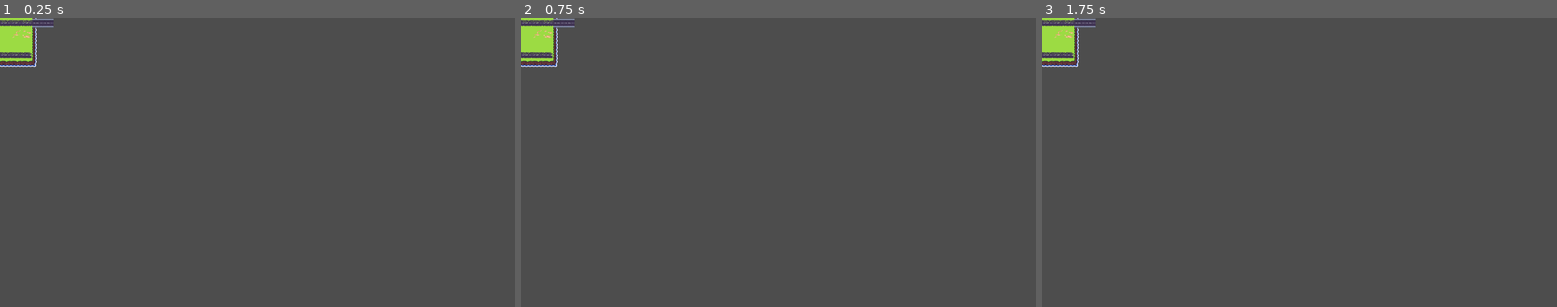
Above: before the commit, frames 1-3 (left to right).
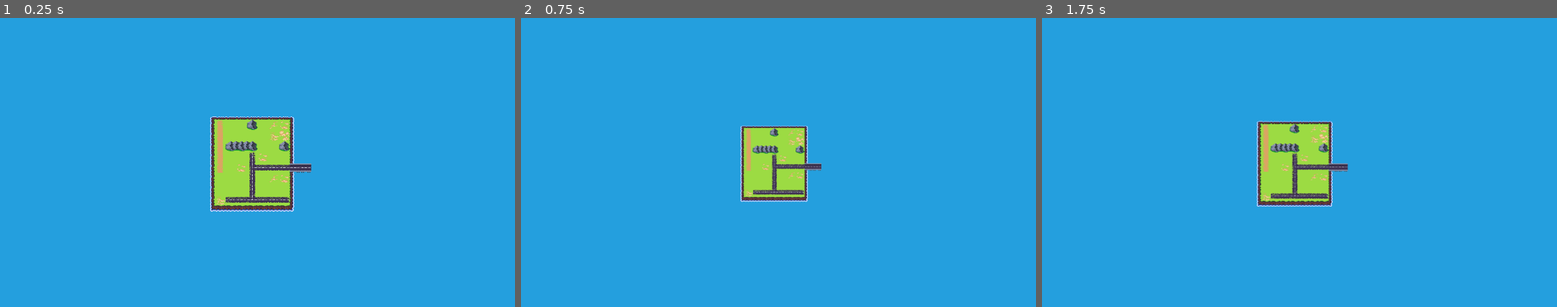
Above: after the commit, the same moments.

Repository: acleverpun/factory-wars
Game: Godot game, scene res://src/stages/sandbox.tscn
Same seed, same stepped clock (60 frames per second), same inputs: the game is played once before the commit and once after it.
Inputs (mouse positions are in pixels of both pictures, inside the frame that each line leads up to):
- Up to frame 1 (0.25 s): no input
- Up to frame 2 (0.75 s): tap Enter at 0.5 s; move the mouse to (891, 148) at 0.52 s; hold Mouse wheel up (cam.zoom.in, bound only after the commit) from 0.53 s (still down)
- Up to frame 3 (1.75 s): tap Mouse wheel down (cam.zoom.out, bound only after the commit) at 0.8, 1.35 s; tap Middle mouse button (cam.zoom.reset, bound only after the c… at 1.25 s; move the mouse to (1196, 176) at 1.27 s; release Mouse wheel up (cam.zoom.in, bound only after the commit) at 1.28 s; tap Mouse wheel up (cam.zoom.in, bound only after the commit) at 1.55 s

The runs differ from the first frame. In frame 1, 100% of the frame differs, in the area x 0-100%, y 0-100%; in frame 2, 100%; in frame 3, 100%.

Commit message:
Added basic stage camera with zooming.
Signed-off-by: Ross Hadden <rosshadden@gmail.com>

Diff:
--- a/project.godot
+++ b/project.godot
@@ -52,3 +52,22 @@
 "events": [Object(InputEventKey,"resource_local_to_scene":false,"resource_name":"","device":0,"window_id":0,"store_comm …(192 unchanged characters)…
 ]
 }
+cam.zoom.in={
+"deadzone": 0.5,
+"events": [Object(InputEventMouseButton,"resource_local_to_scene":false,"resource_name":"","device":0,"window_id":0,"store_command":true,"alt_pressed":false,"shift_pressed":false,"meta_pressed":false,"command_pressed":false,"button_mask":0,"position":Vector2(0, 0),"global_position":Vector2(0, 0),"factor":1.0,"button_index":4,"pressed":false,"double_click":false,"script":null)
+]
+}
+cam.zoom.out={
+"deadzone": 0.5,
+"events": [Object(InputEventMouseButton,"resource_local_to_scene":false,"resource_name":"","device":0,"window_id":0,"store_command":true,"alt_pressed":false,"shift_pressed":false,"meta_pressed":false,"command_pressed":false,"button_mask":0,"position":Vector2(0, 0),"global_position":Vector2(0, 0),"factor":1.0,"button_index":5,"pressed":false,"double_click":false,"script":null)
+]
+}
+cam.zoom.reset={
+"deadzone": 0.5,
+"events": [Object(InputEventMouseButton,"resource_local_to_scene":false,"resource_name":"","device":0,"window_id":0,"store_command":true,"alt_pressed":false,"shift_pressed":false,"meta_pressed":false,"command_pressed":false,"button_mask":0,"position":Vector2(0, 0),"global_position":Vector2(0, 0),"factor":1.0,"button_index":3,"pressed":false,"double_click":false,"script":null)
+]
+}
+
+[rendering]
+
+environment/defaults/default_clear_color=Color(0.141176, 0.623529, 0.870588, 1)
--- /dev/null
+++ b/src/components/camera.gd
@@ -0,0 +1,34 @@
+extends Camera2D
+
+const zoomMax = Vector2.ONE
+const zoomMin = 0.1 * Vector2.ONE
+const zoomStep = 0.1 * Vector2.ONE
+
+var initialZoom := self.zoom
+
+func _ready() -> void:
+	changeZoom()
+
+func _unhandled_input(event: InputEvent) -> void:
+	# zoom in
+	if Input.is_action_pressed("cam.zoom.out") and self.zoom + zoomStep < zoomMax:
+		changeZoom(1)
+		return
+
+	# zoom out
+	if Input.is_action_pressed("cam.zoom.in") and self.zoom - zoomStep > zoomMin:
+		changeZoom(-1)
+		return
+
+	# zoom reset
+	if Input.is_action_pressed("cam.zoom.reset"):
+		changeZoom()
+		return
+
+func changeZoom(level: int = 0):
+	# allow resetting zoom
+	if level == 0:
+		self.zoom = initialZoom
+		return
+
+	self.zoom += level * zoomStep
--- a/src/stages/sandbox.tscn
+++ b/src/stages/sandbox.tscn
@@ -1,7 +1,8 @@
-[gd_scene load_steps=3 format=3 uid="uid://dfrlepyt6vd6v"]
+[gd_scene load_steps=4 format=3 uid="uid://dfrlepyt6vd6v"]
 
 [ext_resource type="Script" path="res://src/stages/stage.gd" id="1_1rqa7"]
 [ext_resource type="PackedScene" uid="uid://bk8b7pof1pwyr" path="res://src/maps/tiny.tscn" id="2_npgxl"]
+[ext_resource type="Script" path="res://src/components/camera.gd" id="3_dk0qs"]
 
 [node name="stage" type="Node2D"]
 script = ExtResource( "1_1rqa7" )
@@ -11,3 +12,7 @@
 [node name="entities" type="Node" parent="."]
 
 [node name="map" parent="." instance=ExtResource( "2_npgxl" )]
+
+[node name="camera" type="Camera2D" parent="."]
+current = true
+script = ExtResource( "3_dk0qs" )
--- a/src/stages/stage.gd
+++ b/src/stages/stage.gd
@@ -1,16 +1,28 @@
 @tool
 extends Node2D
 
+const camScript := preload("res://src/components/camera.gd")
+
 @export var title: String
-
 @export var description: String
 
 @onready var map = $"map"
 
 func _ready() -> void:
-	if Engine.is_editor_hint() and not self.has_node("entities"):
-		var node = Node.new()
-		node.name = "entities"
-		self.add_child(node)
-		node.set_owner(get_tree().edited_scene_root)
-		return
+	if Engine.is_editor_hint():
+		return _readyEditor()
+
+func _readyEditor() -> void:
+		if not self.has_node("entities"):
+			var entities = Node.new()
+			entities.name = "entities"
+			self.add_child(entities)
+			entities.set_owner(get_tree().edited_scene_root)
+
+		if not self.has_node("camera"):
+			var cam = Camera2D.new()
+			cam.name = "camera"
+			cam.current = true
+			cam.set_script(camScript)
+			self.add_child(cam)
+			cam.set_owner(get_tree().edited_scene_root)
